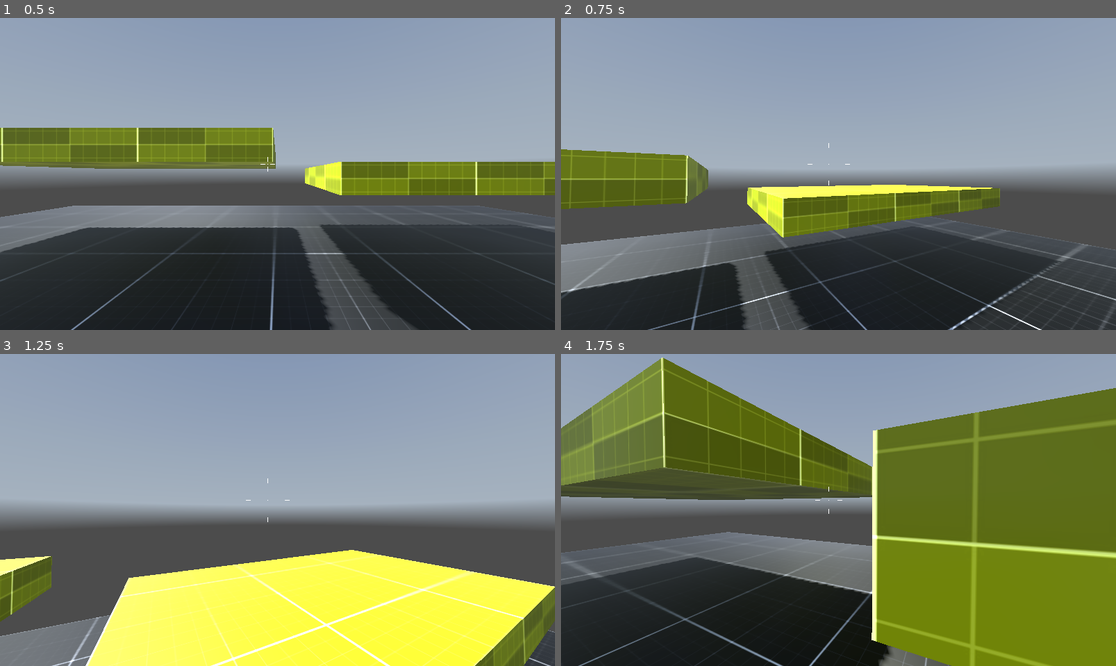
Above: before the commit, frames 1-4 (two rows, left to right).
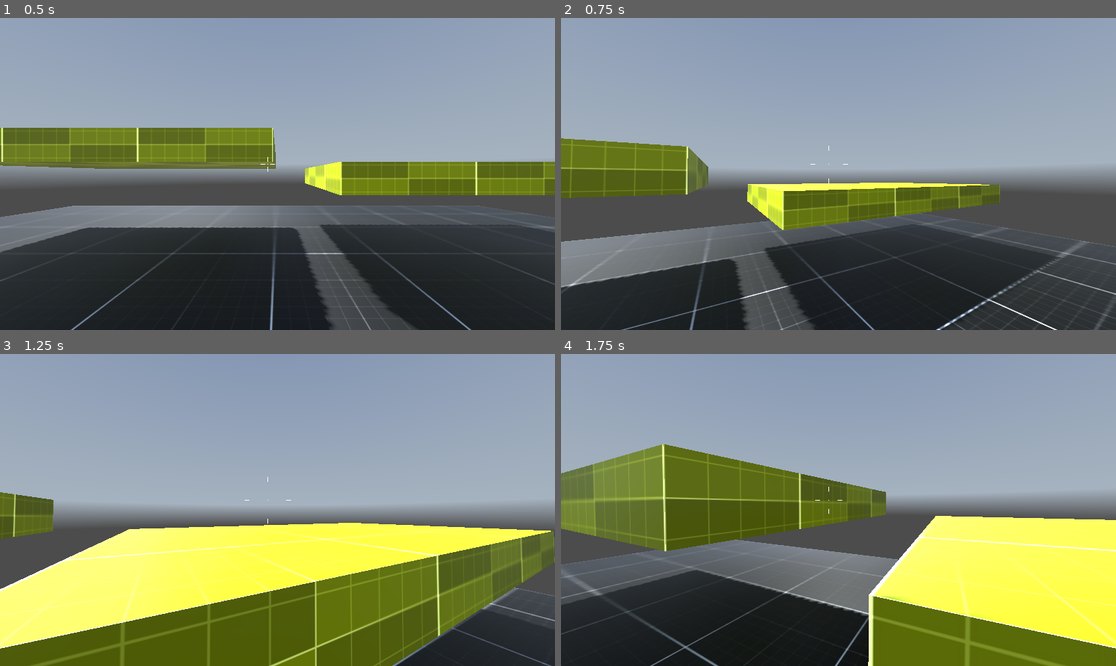
Above: after the commit, the same moments.

Repository: lethalgem/godot-fps-project
Game: Godot game, scene res://levels/level_002.tscn
The game is run twice, just before and just after one commit, with the same random seed, the same clock (stepped at 60 frames per second) and the same inputs. A sky picture missing from this copy of the repository is replaced by a grey-blue gradient.
Inputs (mouse positions are in pixels of both pictures, inside the frame that each line leads up to):
- Up to frame 1 (0.5 s): no input
- Up to frame 2 (0.75 s): tap Enter at 0.5 s; move the mouse to (866, 174) at 0.52 s; hold W (move_forward) from 0.53 s (still down); tap Space (jump) at 0.6 s
- Up to frame 3 (1.25 s): keep holding W (move_forward); tap Space (jump) at 0.77, 1.07 s
- Up to frame 4 (1.75 s): keep holding W (move_forward); move the mouse to (810, 510) at 1.27 s; tap Ctrl (crouch) at 1.35 s; tap Space (jump) at 1.52, 1.55 s

Frame 1 is identical in both runs. In frame 2, 7.3% of the frame differs, in the area x 0-100%, y 38-100%; in frame 3, 39%; in frame 4, 62%, in the area x 0-100%, y 1-100%.

Commit message:
Add jump strength

Diff:
--- a/controllers/JumpingPlayerState.gd
+++ b/controllers/JumpingPlayerState.gd
@@ -28,5 +28,9 @@
 		DOUBLE_JUMP = true
 		PLAYER.velocity.y = DOUBLE_JUMP_VELOCITY
 
+	if Input.is_action_just_released("jump"):
+		if PLAYER.velocity.y > 0:
+			PLAYER.velocity.y = PLAYER.velocity.y / 2.0
+
 	if PLAYER.is_on_floor():
 		transition.emit("IdlePlayerState")
